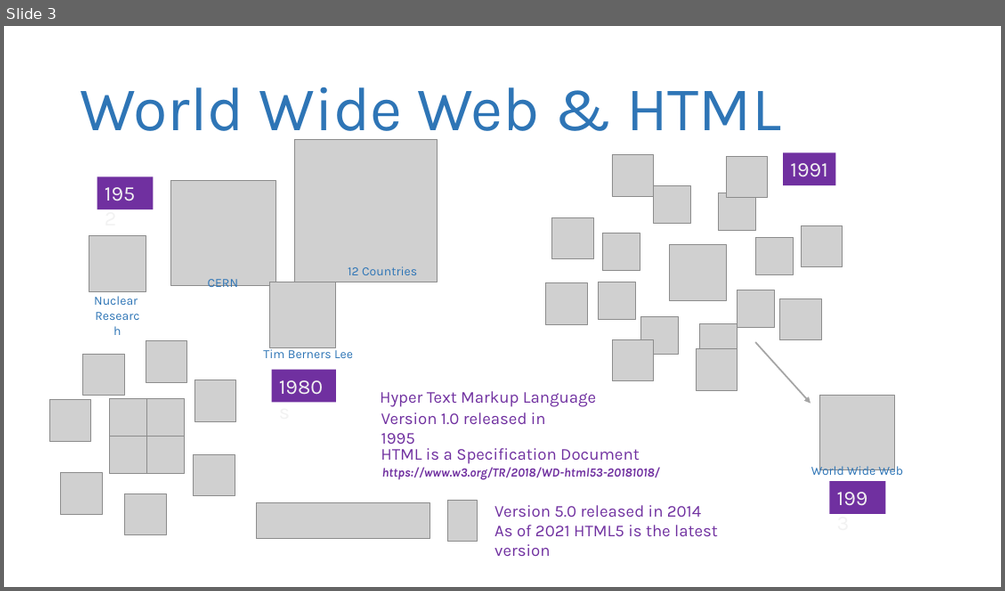
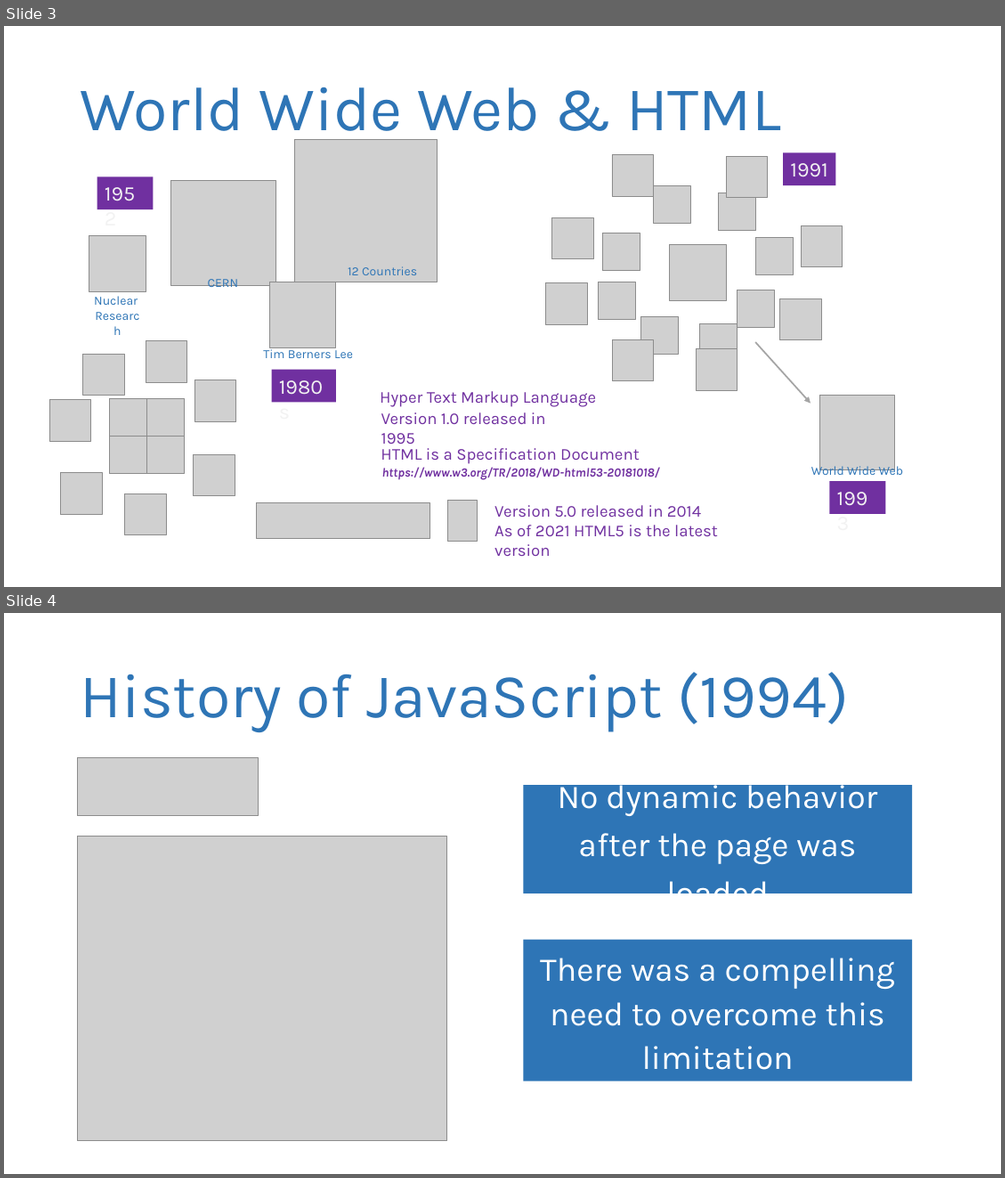
Before and after one commit to revature-vinay/revature_India_26th_July_13Week, a slide deck: Week4(HTML,CSS,JS,Servlet,REST)/notes_images/html-css-js.pptx. Shown one above the other, each under a label of ours: slide 3 before the commit, slides 3 and 4 after it. The pictures are 1005x591 and 1005x1178 pixels, drawn with LibreOffice and Linux fonts; fonts in the diff are those of the drawing; grey boxes stand for pictures. Boxes give left, top, right and bottom in pixels: in the first picture for what was removed or moved away, otherwise in the second. Text is boxed around its words. In the diff, an @@ line names an element or a change of style, - is before the commit and + after.

```diff
--- a/Week4(HTML,CSS,JS,Servlet,REST)/notes_images/html-css-js.pptx
+++ b/Week4(HTML,CSS,JS,Servlet,REST)/notes_images/html-css-js.pptx
@@ slide 4 added at box(4, 613, 1001, 1174), background #FFFFFF @@
@@ title added at box(80, 672, 849, 731), 60 pt, text #2E75B6 @@
+History of JavaScript (1994)
@@ picture added at box(77, 757, 259, 815) @@
@@ rectangle added at box(524, 785, 913, 893), fill #2E75B6, 32 pt, text #FFFFFF @@
+No dynamic behavior after the page was loaded
@@ picture added at box(77, 835, 446, 1140) @@
@@ rectangle added at box(524, 939, 913, 1080), fill #2E75B6, 32 pt, text #FFFFFF @@
+There was a compelling need to overcome this limitation
```
Also in this commit, not shown: 1 other slide added, 18 other files.
